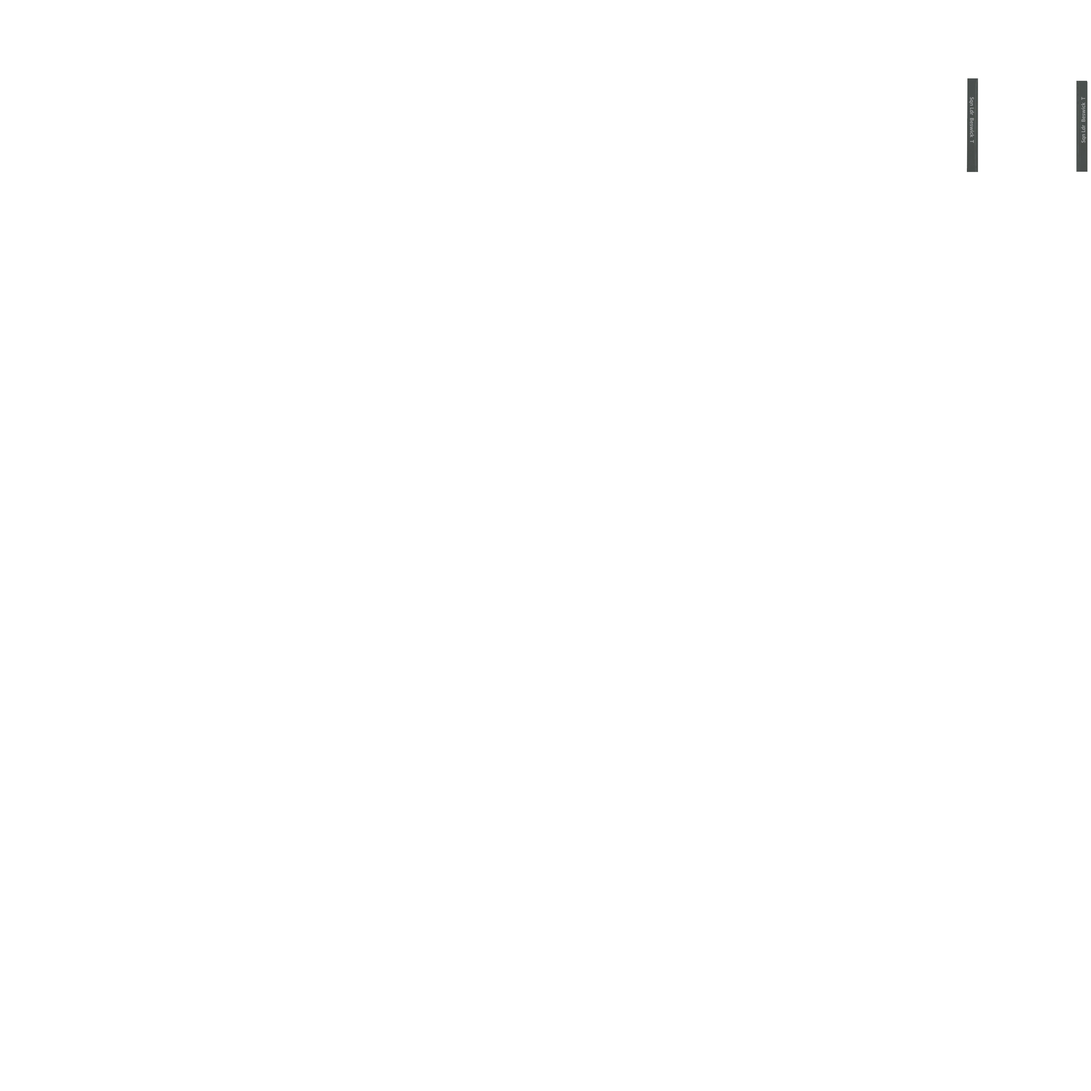
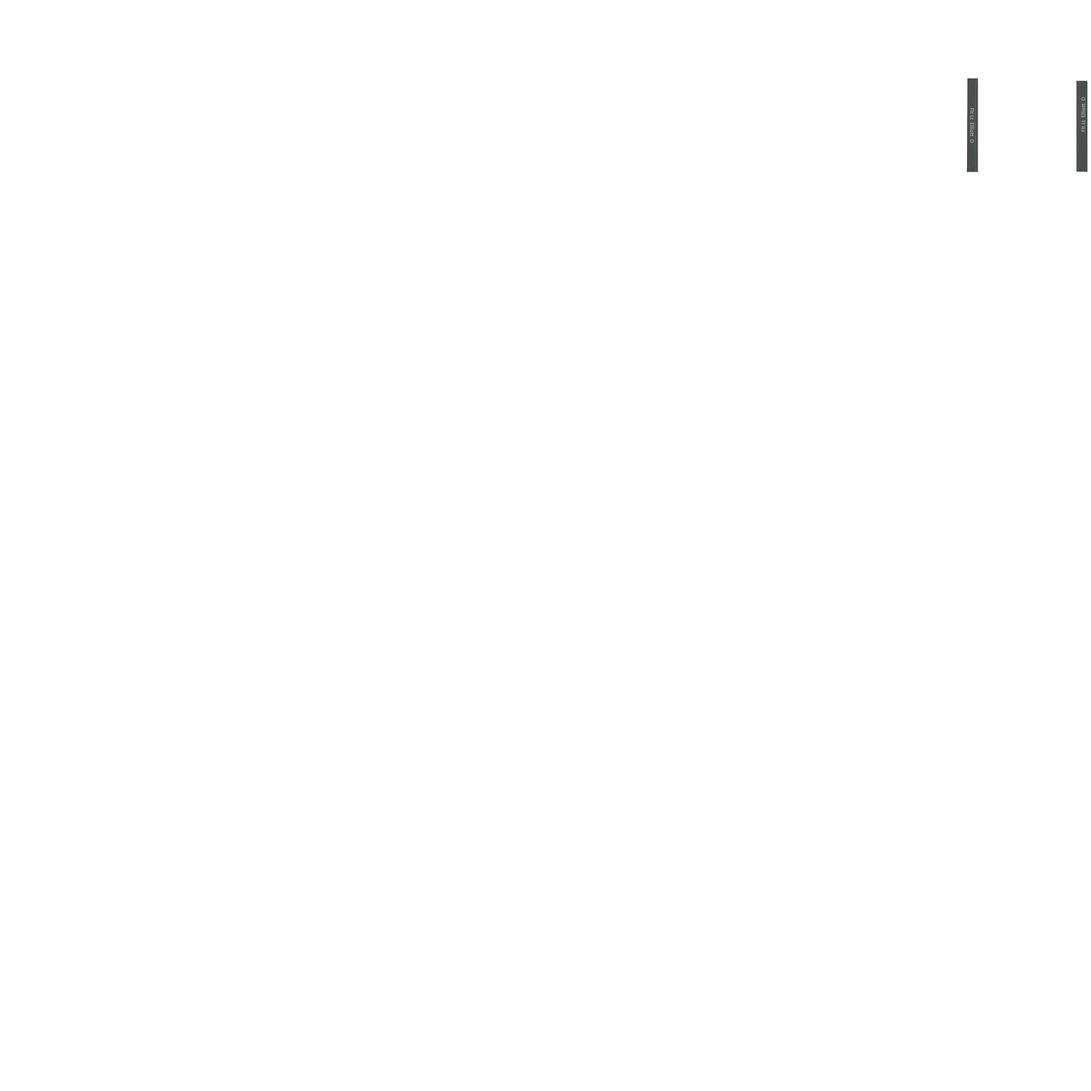
Before/after of a 1091 × 1091 layered artwork. What changed in the layer stack:
showed group "Elliott" (2 layers) over left=969, top=97, right=1087, bottom=143
painted on "Left" (1st of 3, in "Elliott") over left=970, top=107, right=975, bottom=130
painted on "Right" (1st of 3, in "Elliott") over left=1081, top=119, right=1086, bottom=135
hid group "Bes" (2 layers) over left=969, top=96, right=1087, bottom=144
